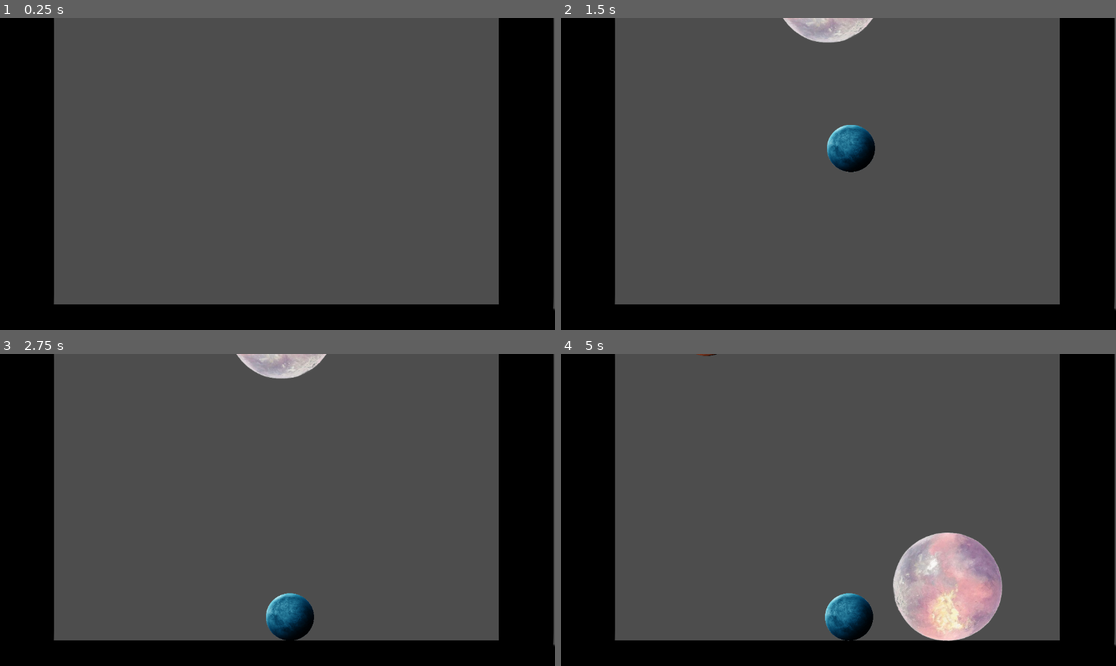
Above: before the commit, frames 1-4 (two rows, left to right).
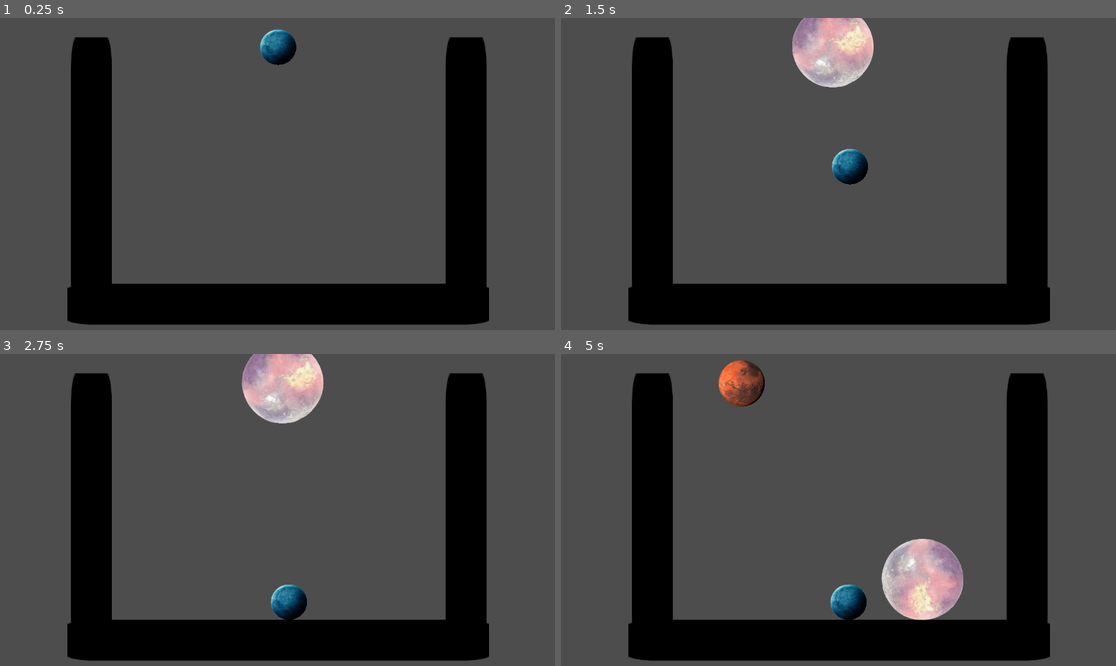
Above: after the commit, the same moments.

Repository: 6thAce/marbel-merger
Game: Godot game, scene res://main.tscn
Two runs of this game, one before a commit and one after it. Both use one fixed random seed, a clock stepped at 60 frames per second and the inputs below. The engine's default icon, where the game draws it, is replaced by a stand-in: a white triangle on a blue panel in a dark square.
Inputs (mouse positions are in pixels of both pictures, inside the frame that each line leads up to):
- Up to frame 1 (0.25 s): no input
- Up to frame 2 (1.5 s): tap Enter at 0.5 s; move the mouse to (960, 158) at 0.52 s; hold Right (ui_right) 0.53-1.28 s; click (960, 158) at 0.67 s; move the mouse to (727, 189) at 1.27 s; hold Left (ui_left) from 1.28 s (still down)
- Up to frame 3 (2.75 s): move the mouse to (333, 441) at 2.02 s; release Left (ui_left) at 2.03 s; hold Right (ui_right) from 2.03 s (still down)
- Up to frame 4 (5 s): move the mouse to (810, 572) at 2.77 s; click (810, 572) at 2.92 s; move the mouse to (1005, 556) at 3.52 s; release Right (ui_right) at 3.53 s; hold Left (ui_left) from 3.53 s (still down); move the mouse to (672, 463) at 4.27 s

The runs differ from the first frame. In frame 1, 39% of the frame differs, in the area x 0-100%, y 0-100%; in frame 2, 42%; in frame 3, 41%; in frame 4, 44%.

Commit message:
Update main.tscn

Diff:
--- a/main.tscn
+++ b/main.tscn
@@ -18,3 +18,7 @@
 
 [node name="BallSpawner" type="Marker2D" parent="."]
 position = Vector2(604, -32)
+
+[node name="Camera2D" type="Camera2D" parent="."]
+position = Vector2(602, 319)
+zoom = Vector2(0.75, 0.75)
